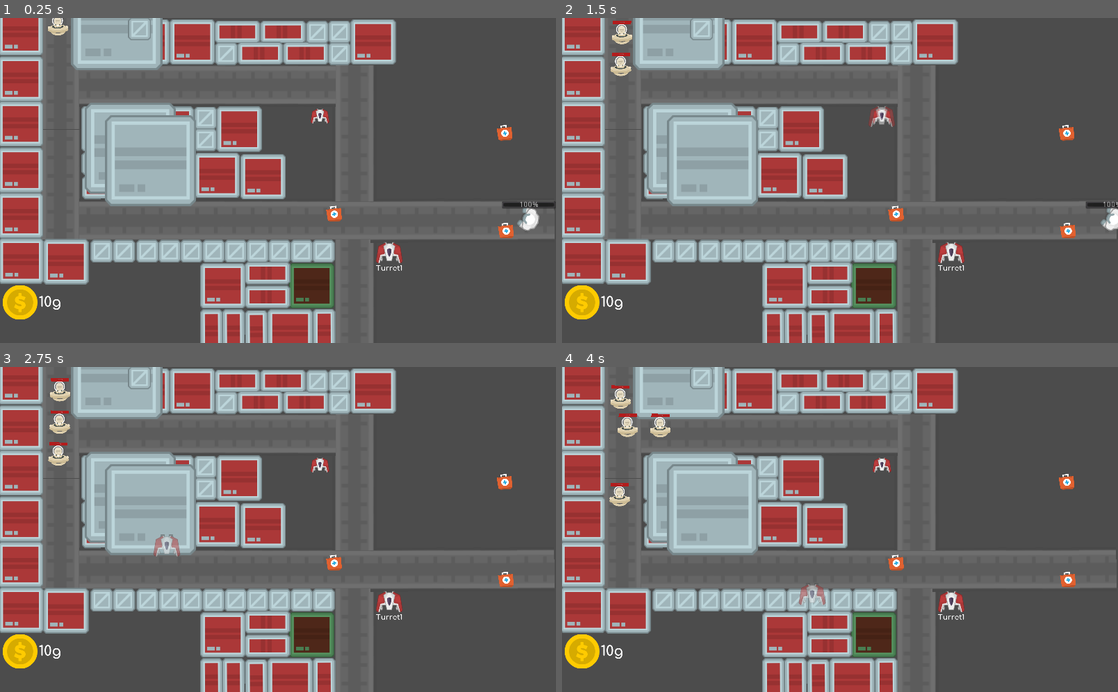
Above: before the commit, frames 1-4 (two rows, left to right).
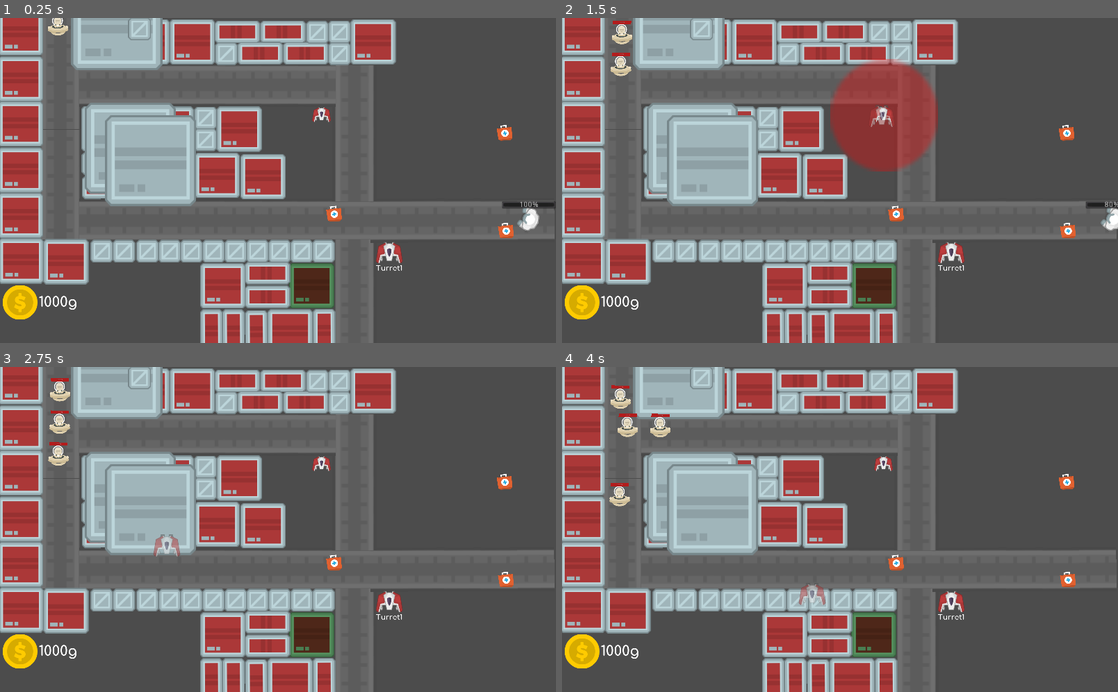
Above: after the commit, the same moments.

Repository: mreil617/OpenGameJam
Game: Godot game, scene res://Temp2.tscn
The game is run twice, just before and just after one commit, with the same random seed, the same clock (stepped at 60 frames per second) and the same inputs. This scene is started directly instead of the project's main scene.
Inputs (mouse positions are in pixels of both pictures, inside the frame that each line leads up to):
- Up to frame 1 (0.25 s): no input
- Up to frame 2 (1.5 s): click (951, 252) at 0.5 s; move the mouse to (884, 115) at 1.27 s; hold D (right) from 1.28 s (still down); click (884, 115) at 1.35 s
- Up to frame 3 (2.75 s): move the mouse to (166, 545) at 2.02 s; release D (right) at 2.03 s; hold S (backward) from 2.03 s (still down); click (166, 545) at 2.1 s
- Up to frame 4 (4 s): move the mouse to (895, 458) at 2.77 s; release S (backward) at 2.78 s; hold D (right) 2.78-3.53 s; click (895, 458) at 2.85 s; move the mouse to (812, 594) at 3.52 s; hold W (forward) from 3.53 s (still down); click (812, 594) at 3.6 s

The runs differ from the first frame. In frame 1, 0.2% of the frame differs, in the area x 9-60%, y 27-90%; in frame 2, 5.3%, in the area x 9-100%, y 12-90%; in frame 3, 0.2%; in frame 4, 0.2%.
Error before the commit: Parse Error: Mixed tabs and spaces in indentation. (res://Scripts/Tower1.gd:52)

Commit message:
fixed the errors

Diff:
--- a/Scripts/Build.gd
+++ b/Scripts/Build.gd
@@ -15,20 +15,20 @@
 
 # Called when the node enters the scene tree for the first time.
 func _ready():
-	Tower = preload("res://Tower1.tscn")
+	Tower = preload("res://tower_one.tscn")
 	pass # Replace with function body.
 
 func overlapping():
 	var overlap = false
 	var towers = get_node("../../../TowerHandler").get_children()
-	for i in towers:
-		print(i.overlapping)
-		if(i.overlapping):
-			overlap = true
-			break
-		else:
-			overlap = false
-	return overlap
+	#for i in towers:
+		#print(i.overlapping)
+#		if(i.overlapping):
+#			overlap = true
+#			break
+#		else:
+#			overlap = false
+#	return overlap
 # Called every frame. 'delta' is the elapsed time since the previous frame.
 func _process(delta):
 	if(building):
@@ -48,7 +48,7 @@
 		if(Input.is_action_just_pressed("Lmouse")):
 			if(get_node("../../../UI/VBoxContainer/HBoxContainer/Gold").current_gold - TowerCost >= 0):
 				var tempTower = Tower.instance()
-				tempTower.get_child(1).set_position(get_global_mouse_position())
+				tempTower.set_position(get_global_mouse_position())
 				get_node("../../../TowerHandler").add_child(tempTower)
 				get_node("../../../UI/VBoxContainer/HBoxContainer/Gold").add_gold(-TowerCost)
 #	pass
--- a/Scripts/Tower1.gd
+++ b/Scripts/Tower1.gd
@@ -11,10 +11,10 @@
 var enemies_in_range = []
 var lasers = []
 
-func _on_Area2D_body_entered(body):
+func _on_RangeArea_body_entered(body):
 	enemies_in_range.append(body)
 
-func _on_Area2D_body_exited(body):
+func _on_RangeArea_body_exited(body):
 	enemies_in_range.remove(enemies_in_range.find(body))
 
 func _process(delta):
@@ -30,7 +30,7 @@
 
 		var laser = duel_laser.instance()
 		laser.name = "laser"
-		laser.get_child(0).transform.origin = turretBody.transform.origin
+		laser.get_child(0).transform.origin = self.transform.origin
 		add_child(laser)
 		lasers.append(laser)
 
@@ -49,7 +49,7 @@
 
 func _on_HoverArea_mouse_entered():
 	get_node("RangeSprite").visible = true
-  overlapping = true
+	overlapping = true
 
 func _on_HoverArea_mouse_exited():
 	get_node("RangeSprite").visible = false
--- a/Scripts/gold.gd
+++ b/Scripts/gold.gd
@@ -1,6 +1,6 @@
 extends Label
 
-var current_gold = 10
+var current_gold = 1000
 # Declare member variables here. Examples:
 # var a = 2
 # var b = "text"
--- a/Scripts/player.gd
+++ b/Scripts/player.gd
@@ -30,9 +30,9 @@
 		velocity.y -= 1
 	velocity = velocity.normalized() * speed
 
-	var path = get_node("../../NavNode").get_simple_path(get_node("../../EnemyBody").global_position, global_position)
-	get_node("../../DemoLine").points = path
-	get_node("../../EnemyBody").path = path
+#	var path = get_node("../../NavNode").get_simple_path(get_node("../../EnemyBody").global_position, global_position)
+#	get_node("../../DemoLine").points = path
+#	get_node("../../EnemyBody").path = path
 	if Input.is_action_just_pressed("Lmouse"):
 		update_health(damage)
 	#	print("this")
--- a/Temp2.tscn
+++ b/Temp2.tscn
@@ -1,13 +1,13 @@
 [gd_scene load_steps=24 format=2]
 
-[ext_resource path="res://TowerHandler.tscn" type="PackedScene" id=1]
-[ext_resource path="res://Assets/spaceStation_003.png" type="Texture" id=2]
-[ext_resource path="res://Assets/spaceBuilding_007.png" type="Texture" id=3]
-[ext_resource path="res://Assets/spaceBuilding_002.png" type="Texture" id=4]
-[ext_resource path="res://Assets/spaceBuilding_006.png" type="Texture" id=5]
-[ext_resource path="res://Assets/spaceBuilding_001.png" type="Texture" id=6]
-[ext_resource path="res://Scripts/spawner.gd" type="Script" id=7]
-[ext_resource path="res://Tower1.tscn" type="PackedScene" id=8]
+[ext_resource path="res://Assets/spaceStation_003.png" type="Texture" id=1]
+[ext_resource path="res://Assets/spaceBuilding_007.png" type="Texture" id=2]
+[ext_resource path="res://Assets/spaceBuilding_002.png" type="Texture" id=3]
+[ext_resource path="res://Assets/spaceBuilding_006.png" type="Texture" id=4]
+[ext_resource path="res://Assets/spaceBuilding_001.png" type="Texture" id=5]
+[ext_resource path="res://TowerHandler.tscn" type="PackedScene" id=6]
+[ext_resource path="res://tower_one.tscn" type="PackedScene" id=7]
+[ext_resource path="res://Scripts/spawner.gd" type="Script" id=8]
 [ext_resource path="res://Scripts/PSpawn.gd" type="Script" id=9]
 [ext_resource path="res://Scripts/PowerUpSpawner.gd" type="Script" id=10]
 [ext_resource path="res://Assets/coin_11.png" type="Texture" id=11]
@@ -79,8 +79,6 @@
 [node name="Root" type="Node2D"]
 position = Vector2( 122.596, 284.208 )
 
-[node name="TowerHandler" parent="." instance=ExtResource( 1 )]
-
 [node name="Map" type="Node" parent="."]
 editor/display_folded = true
 
@@ -324,244 +322,247 @@
 self_modulate = Color( 0.6, 0.909804, 0.54902, 1 )
 material = SubResource( 4 )
 position = Vector2( 574.104, 494.428 )
-texture = ExtResource( 3 )
+texture = ExtResource( 2 )
 
 [node name="redwall20" type="Sprite" parent="Map/Scenery"]
 position = Vector2( 534.388, 579.535 )
-texture = ExtResource( 3 )
+texture = ExtResource( 2 )
 
 [node name="redwall19" type="Sprite" parent="Map/Scenery"]
 position = Vector2( 410.375, 494.428 )
-texture = ExtResource( 3 )
+texture = ExtResource( 2 )
 
 [node name="redwall10" type="Sprite" parent="Map/Scenery"]
 position = Vector2( 687.159, 44.1055 )
-texture = ExtResource( 3 )
+texture = ExtResource( 2 )
 
 [node name="redwall4" type="Sprite" parent="Map/Scenery"]
 position = Vector2( 231.199, 205.291 )
-texture = ExtResource( 3 )
+texture = ExtResource( 2 )
 
 [node name="redwall5" type="Sprite" parent="Map/Scenery"]
 position = Vector2( 315.241, 205.291 )
-texture = ExtResource( 3 )
+texture = ExtResource( 2 )
 
 [node name="redwall11" type="Sprite" parent="Map/Scenery"]
 position = Vector2( 37.841, 27.3732 )
-texture = ExtResource( 3 )
+texture = ExtResource( 2 )
 
 [node name="redwall13" type="Sprite" parent="Map/Scenery"]
 position = Vector2( 37.841, 195.55 )
-texture = ExtResource( 3 )
+texture = ExtResource( 2 )
 
 [node name="redwall15" type="Sprite" parent="Map/Scenery"]
 position = Vector2( 37.841, 364.722 )
-texture = ExtResource( 3 )
+texture = ExtResource( 2 )
 
 [node name="redwall8" type="Sprite" parent="Map/Scenery"]
 position = Vector2( 440.562, 205.291 )
-texture = ExtResource( 3 )
+texture = ExtResource( 2 )
 
 [node name="redwall6" type="Sprite" parent="Map/Scenery"]
 position = Vector2( 315.241, 290.587 )
-texture = ExtResource( 3 )
+texture = ExtResource( 2 )
 
 [node name="redwall12" type="Sprite" parent="Map/Scenery"]
 position = Vector2( 37.841, 112.67 )
-texture = ExtResource( 3 )
+texture = ExtResource( 2 )
 
 [node name="redwall14" type="Sprite" parent="Map/Scenery"]
 position = Vector2( 37.841, 280.847 )
-texture = ExtResource( 3 )
+texture = ExtResource( 2 )
 
 [node name="redwall16" type="Sprite" parent="Map/Scenery"]
 position = Vector2( 38.6555, 448.39 )
-texture = ExtResource( 3 )
+texture = ExtResource( 2 )
 
 [node name="redwall17" type="Sprite" parent="Map/Scenery"]
 position = Vector2( 121.327, 450.019 )
-texture = ExtResource( 3 )
+texture = ExtResource( 2 )
 
 [node name="redwall9" type="Sprite" parent="Map/Scenery"]
 position = Vector2( 399.911, 290.587 )
-texture = ExtResource( 3 )
+texture = ExtResource( 2 )
 
 [node name="redwall2" type="Sprite" parent="Map/Scenery"]
 position = Vector2( 270.712, 44.1055 )
-texture = ExtResource( 3 )
+texture = ExtResource( 2 )
 
 [node name="smredwall" type="Sprite" parent="Map/Scenery"]
 position = Vector2( 170.593, 204.461 )
-texture = ExtResource( 4 )
+texture = ExtResource( 3 )
 
 [node name="smredwall2" type="Sprite" parent="Map/Scenery"]
 position = Vector2( 192.544, 312.963 )
 rotation = -1.57267
-texture = ExtResource( 4 )
+texture = ExtResource( 3 )
 
 [node name="smredwall7" type="Sprite" parent="Map/Scenery"]
 position = Vector2( 492.444, 471.018 )
 rotation = -1.57267
-texture = ExtResource( 4 )
+texture = ExtResource( 3 )
 
 [node name="smredwall8" type="Sprite" parent="Map/Scenery"]
 position = Vector2( 492.444, 514.787 )
 rotation = -1.57267
-texture = ExtResource( 4 )
+texture = ExtResource( 3 )
 
 [node name="smredwall9" type="Sprite" parent="Map/Scenery"]
 position = Vector2( 389.505, 579.63 )
 rotation = -0.00648975
-texture = ExtResource( 4 )
+texture = ExtResource( 3 )
 
 [node name="smredwall10" type="Sprite" parent="Map/Scenery"]
 position = Vector2( 430.032, 579.63 )
 rotation = -0.00648975
-texture = ExtResource( 4 )
+texture = ExtResource( 3 )
 
 [node name="smredwall11" type="Sprite" parent="Map/Scenery"]
 position = Vector2( 472.18, 581.252 )
 rotation = -0.00648975
-texture = ExtResource( 4 )
+texture = ExtResource( 3 )
 
 [node name="smredwall12" type="Sprite" parent="Map/Scenery"]
 position = Vector2( 597.004, 578.82 )
 rotation = -0.00648975
-texture = ExtResource( 4 )
+texture = ExtResource( 3 )
 
 [node name="smredwall3" type="Sprite" parent="Map/Scenery"]
 position = Vector2( 521.187, 25.7144 )
 rotation = -1.57267
-texture = ExtResource( 4 )
+texture = ExtResource( 3 )
 
 [node name="smredwall5" type="Sprite" parent="Map/Scenery"]
 position = Vector2( 437.048, 25.7144 )
 rotation = -1.57267
-texture = ExtResource( 4 )
+texture = ExtResource( 3 )
 
 [node name="smredwall4" type="Sprite" parent="Map/Scenery"]
 position = Vector2( 563.207, 65.2267 )
 rotation = -1.57267
-texture = ExtResource( 4 )
+texture = ExtResource( 3 )
 
 [node name="smredwall6" type="Sprite" parent="Map/Scenery"]
 position = Vector2( 479.069, 65.2267 )
 rotation = -1.57267
-texture = ExtResource( 4 )
+texture = ExtResource( 3 )
 
 [node name="ojcircle" type="Sprite" parent="Map/Scenery"]
 position = Vector2( 215.123, 12.5436 )
-texture = ExtResource( 5 )
+texture = ExtResource( 4 )
 
 [node name="silverbox" type="Sprite" parent="Map/Scenery"]
 position = Vector2( 257.144, 20.0698 )
-texture = ExtResource( 6 )
+texture = ExtResource( 5 )
 
 [node name="silverbox2" type="Sprite" parent="Map/Scenery"]
 position = Vector2( 171.22, 268.433 )
-texture = ExtResource( 6 )
+texture = ExtResource( 5 )
 
 [node name="silverbox12" type="Sprite" parent="Map/Scenery"]
 position = Vector2( 271.727, 430.541 )
-texture = ExtResource( 6 )
+texture = ExtResource( 5 )
 
 [node name="silverbox21" type="Sprite" parent="Map/Scenery"]
 position = Vector2( 187.431, 430.541 )
-texture = ExtResource( 6 )
+texture = ExtResource( 5 )
 
 [node name="silverbox15" type="Sprite" parent="Map/Scenery"]
 position = Vector2( 393.308, 430.541 )
-texture = ExtResource( 6 )
+texture = ExtResource( 5 )
 
 [node name="silverbox18" type="Sprite" parent="Map/Scenery"]
 position = Vector2( 514.889, 430.541 )
-texture = ExtResource( 6 )
+texture = ExtResource( 5 )
 
 [node name="silverbox6" type="Sprite" parent="Map/Scenery"]
 position = Vector2( 584.532, 26.3416 )
-texture = ExtResource( 6 )
+texture = ExtResource( 5 )
 
 [node name="silverbox3" type="Sprite" parent="Map/Scenery"]
 position = Vector2( 211.987, 268.433 )
-texture = ExtResource( 6 )
+texture = ExtResource( 5 )
 
 [node name="silverbox13" type="Sprite" parent="Map/Scenery"]
 position = Vector2( 312.494, 430.541 )
-texture = ExtResource( 6 )
+texture = ExtResource( 5 )
 
 [node name="silverbox22" type="Sprite" parent="Map/Scenery"]
 position = Vector2( 228.198, 430.541 )
-texture = ExtResource( 6 )
+texture = ExtResource( 5 )
 
 [node name="silverbox16" type="Sprite" parent="Map/Scenery"]
 position = Vector2( 434.075, 430.541 )
-texture = ExtResource( 6 )
+texture = ExtResource( 5 )
 
 [node name="silverbox20" type="Sprite" parent="Map/Scenery"]
 position = Vector2( 555.656, 430.541 )
-texture = ExtResource( 6 )
+texture = ExtResource( 5 )
 
 [node name="silverbox7" type="Sprite" parent="Map/Scenery"]
 position = Vector2( 416.979, 65.854 )
-texture = ExtResource( 6 )
+texture = ExtResource( 5 )
 
 [node name="silverbox4" type="Sprite" parent="Map/Scenery"]
 position = Vector2( 252.126, 268.433 )
-texture = ExtResource( 6 )
+texture = ExtResource( 5 )
 
 [node name="silverbox14" type="Sprite" parent="Map/Scenery"]
 position = Vector2( 352.633, 430.541 )
-texture = ExtResource( 6 )
+texture = ExtResource( 5 )
 
 [node name="silverbox17" type="Sprite" parent="Map/Scenery"]
 position = Vector2( 474.214, 430.541 )
-texture = ExtResource( 6 )
+texture = ExtResource( 5 )
 
 [node name="silverbox19" type="Sprite" parent="Map/Scenery"]
 position = Vector2( 595.795, 430.541 )
-texture = ExtResource( 6 )
+texture = ExtResource( 5 )
 
 [node name="silverbox8" type="Sprite" parent="Map/Scenery"]
 position = Vector2( 625.298, 25.7144 )
-texture = ExtResource( 6 )
+texture = ExtResource( 5 )
 
 [node name="silverbox10" type="Sprite" parent="Map/Scenery"]
 position = Vector2( 378.556, 184.537 )
-texture = ExtResource( 6 )
+texture = ExtResource( 5 )
 
 [node name="silverbox5" type="Sprite" parent="Map/Scenery"]
 position = Vector2( 252.126, 312.336 )
-texture = ExtResource( 6 )
+texture = ExtResource( 5 )
 
 [node name="silverbox9" type="Sprite" parent="Map/Scenery"]
 position = Vector2( 625.299, 65.8539 )
-texture = ExtResource( 6 )
+texture = ExtResource( 5 )
 
 [node name="silverbox11" type="Sprite" parent="Map/Scenery"]
 position = Vector2( 378.556, 224.677 )
-texture = ExtResource( 6 )
+texture = ExtResource( 5 )
 
 [node name="ojcircle2" type="Sprite" parent="Map/Scenery"]
 position = Vector2( 239.702, 240.379 )
-texture = ExtResource( 5 )
+texture = ExtResource( 4 )
 
 [node name="ojcircle3" type="Sprite" parent="Map/Scenery"]
 position = Vector2( 277.517, 263.068 )
-texture = ExtResource( 5 )
+texture = ExtResource( 4 )
+
+[node name="TowerHandler" parent="." instance=ExtResource( 6 )]
+
+[node name="Tower1" parent="TowerHandler" instance=ExtResource( 7 )]
+position = Vector2( 593.674, 179.618 )
 
 [node name="Paths" type="Node" parent="."]
 editor/display_folded = true
 
 [node name="Spawner" type="Node" parent="Paths"]
-script = ExtResource( 7 )
+script = ExtResource( 8 )
 
 [node name="Path1" type="Path2D" parent="Paths"]
 curve = SubResource( 5 )
 
 [node name="Path2" type="Path2D" parent="Paths"]
 curve = SubResource( 6 )
-
-[node name="Towers" parent="." instance=ExtResource( 8 )]
 
 [node name="PSpawn" type="Node2D" parent="."]
 position = Vector2( 851.826, 87.5168 )
--- a/Tower1.tscn
+++ /dev/null
@@ -1,51 +0,0 @@
-[gd_scene load_steps=6 format=2]
-
-[ext_resource path="res://Scripts/Tower1.gd" type="Script" id=1]
-[ext_resource path="res://Assets/spaceShips_008.png" type="Texture" id=2]
-
-[sub_resource type="CircleShape2D" id=1]
-radius = 100.0
-
-[sub_resource type="CircleShape2D" id=2]
-radius = 15.0
-
-[sub_resource type="CircleShape2D" id=3]
-radius = 15.0
-
-[node name="Tower1" type="Node"]
-script = ExtResource( 1 )
-
-[node name="RangeArea" type="Area2D" parent="."]
-editor/display_folded = true
-position = Vector2( 589.118, 183.104 )
-
-[node name="CollisionShape2D" type="CollisionShape2D" parent="RangeArea"]
-shape = SubResource( 1 )
-
-[node name="KinematicBody2D" type="KinematicBody2D" parent="."]
-editor/display_folded = true
-position = Vector2( 590.794, 182.266 )
-collision_layer = 0
-collision_mask = 0
-
-[node name="Sprite" type="Sprite" parent="KinematicBody2D"]
-position = Vector2( -1.51703, -1.974 )
-scale = Vector2( 0.349644, 0.349644 )
-texture = ExtResource( 2 )
-
-[node name="CollisionShape2D" type="CollisionShape2D" parent="KinematicBody2D"]
-position = Vector2( -1.64819, 0 )
-scale = Vector2( 1.16, 1.16 )
-shape = SubResource( 2 )
-
-[node name="HoverArea" type="Area2D" parent="."]
-position = Vector2( 590.794, 182.266 )
-
-[node name="CollisionShape2D" type="CollisionShape2D" parent="HoverArea"]
-position = Vector2( -1.92, 0 )
-scale = Vector2( 1.2, 1.2 )
-shape = SubResource( 3 )
-[connection signal="body_entered" from="RangeArea" to="." method="_on_Area2D_body_entered"]
-[connection signal="body_exited" from="RangeArea" to="." method="_on_Area2D_body_exited"]
-[connection signal="mouse_entered" from="HoverArea" to="." method="_on_HoverArea_mouse_entered"]
-[connection signal="mouse_exited" from="HoverArea" to="." method="_on_HoverArea_mouse_exited"]
--- a/demo_navigation.tscn
+++ b/demo_navigation.tscn
@@ -87,6 +87,7 @@
 
 [node name="DemoLine" type="Line2D" parent="."]
 points = PoolVector2Array( 116.149, 11.9998, 196.525, -23.6603, 331.241, -18.566, 417.278, 95.7726 )
+texture_mode = 1052819649
 
 [node name="Node" type="Node" parent="."]
 
--- a/test_tiles.tres
+++ b/test_tiles.tres
@@ -20,13 +20,7 @@
 0/occluder_offset = Vector2( 0, 0 )
 0/navigation_offset = Vector2( 0, 0 )
 0/navigation = SubResource( 1 )
-0/shapes = [ {
-"autotile_coord": Vector2( 0, 0 ),
-"one_way": false,
-"one_way_margin": 1.0,
-"shape": null,
-"shape_transform": Transform2D( 1, 0, 0, 1, 0, 0 )
-} ]
+0/shapes = [  ]
 0/z_index = 0
 1/name = "spaceBuilding_009.png 1"
 1/texture = ExtResource( 2 )
--- a/tower_one.tscn
+++ b/tower_one.tscn
@@ -4,34 +4,31 @@
 [ext_resource path="res://Assets/redcircle.png" type="Texture" id=2]
 [ext_resource path="res://Assets/spaceShips_008.png" type="Texture" id=3]
 
-[sub_resource type="CircleShape2D" id=6]
+[sub_resource type="CircleShape2D" id=1]
 radius = 100.0
 
-[sub_resource type="CircleShape2D" id=7]
+[sub_resource type="CircleShape2D" id=2]
 radius = 15.0
 
-[sub_resource type="CircleShape2D" id=8]
+[sub_resource type="CircleShape2D" id=3]
 radius = 15.0
 
-[node name="Tower1" type="Node"]
+[node name="Tower1" type="Node2D"]
 script = ExtResource( 1 )
 
 [node name="RangeArea" type="Area2D" parent="."]
-position = Vector2( 589.118, 183.104 )
 
 [node name="CollisionShape2D" type="CollisionShape2D" parent="RangeArea"]
-shape = SubResource( 6 )
+shape = SubResource( 1 )
 
 [node name="RangeSprite" type="Sprite" parent="."]
 visible = false
 modulate = Color( 1, 1, 1, 0.345098 )
-position = Vector2( 590.862, 184.349 )
 scale = Vector2( 6.21508, -6.48106 )
 texture = ExtResource( 2 )
 
 [node name="KinematicBody2D" type="KinematicBody2D" parent="."]
 editor/display_folded = true
-position = Vector2( 590.794, 182.266 )
 collision_layer = 0
 collision_mask = 0
 
@@ -43,16 +40,15 @@
 [node name="CollisionShape2D" type="CollisionShape2D" parent="KinematicBody2D"]
 position = Vector2( -1.64819, 0 )
 scale = Vector2( 1.16, 1.16 )
-shape = SubResource( 7 )
+shape = SubResource( 2 )
 
 [node name="HoverArea" type="Area2D" parent="."]
-position = Vector2( 590.794, 182.266 )
 
 [node name="CollisionShape2D" type="CollisionShape2D" parent="HoverArea"]
 position = Vector2( -1.92, 0 )
 scale = Vector2( 1.2, 1.2 )
-shape = SubResource( 8 )
-[connection signal="body_entered" from="RangeArea" to="." method="_on_Area2D_body_entered"]
-[connection signal="body_exited" from="RangeArea" to="." method="_on_Area2D_body_exited"]
+shape = SubResource( 3 )
+[connection signal="body_entered" from="RangeArea" to="." method="_on_RangeArea_body_entered"]
+[connection signal="body_exited" from="RangeArea" to="." method="_on_RangeArea_body_exited"]
 [connection signal="mouse_entered" from="HoverArea" to="." method="_on_HoverArea_mouse_entered"]
 [connection signal="mouse_exited" from="HoverArea" to="." method="_on_HoverArea_mouse_exited"]
Not shown: 1 places in Temp2.tscn that only renumber resources
